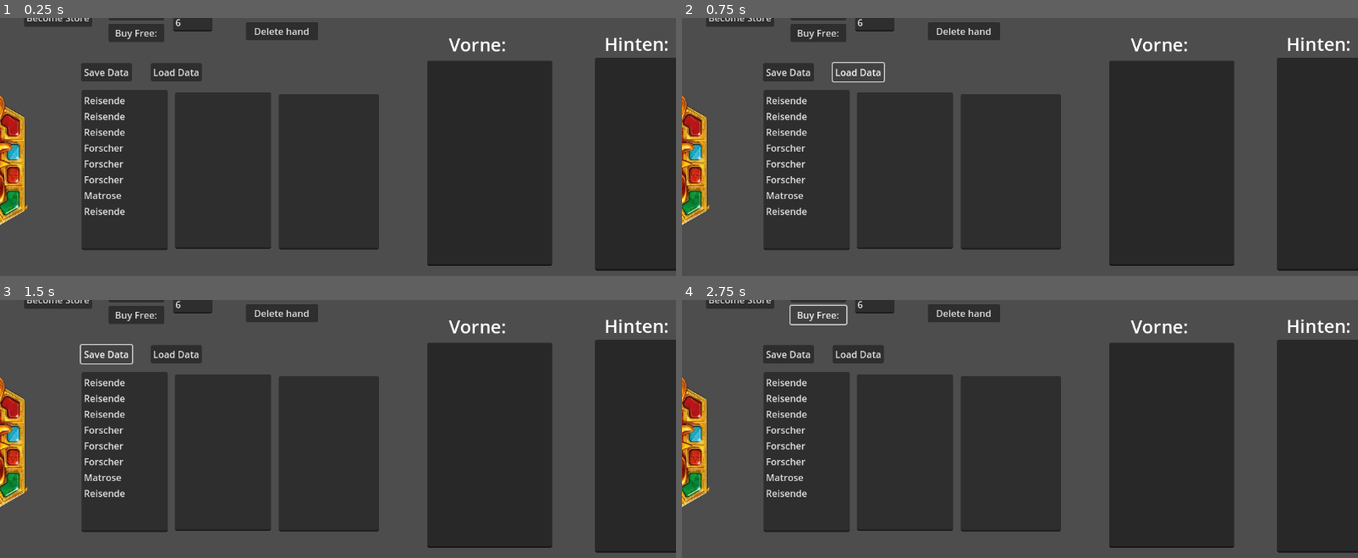
Above: before the commit, frames 1-4 (two rows, left to right).
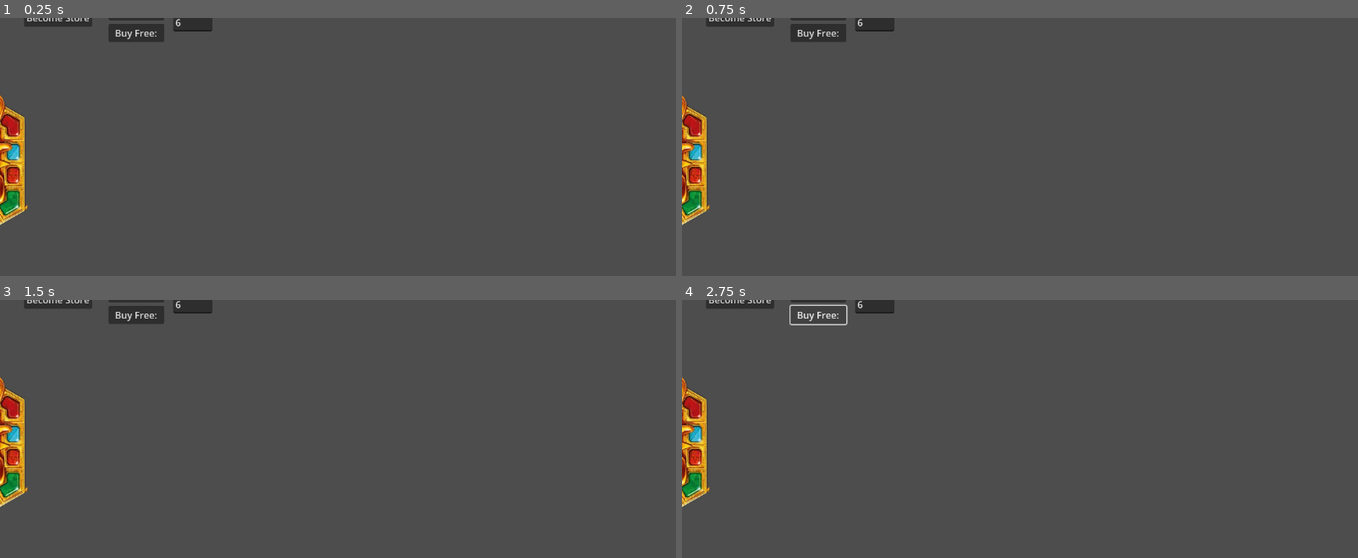
Above: after the commit, the same moments.

Repository: AdminL3/El-Dorado-Assistent
Game: Godot game, scene res://scenes/game.tscn
Two runs of this game, one before a commit and one after it. Both use one fixed random seed, a clock stepped at 60 frames per second and the inputs below.
Inputs (mouse positions are in pixels of both pictures, inside the frame that each line leads up to):
- Up to frame 1 (0.25 s): no input
- Up to frame 2 (0.75 s): click (857, 72) at 0.5 s, where only the run before the commit has a clickable "Load Data"
- Up to frame 3 (1.5 s): click (108, 354) at 1.25 s, where only the run before the commit has a clickable "Save Data"
- Up to frame 4 (2.75 s): click "Buy Free:" at 2 s

The runs differ from the first frame. In frame 1, 52% of the frame differs, in the area x 12-100%, y 1-99%; in frame 2, 51%; in frame 3, 51%; in frame 4, 52%.
Error before the commit: Attempt to call function 'get_var' in base 'null instance' on a null instance. (res://scripts/manager.gd:341)
Error after the commit: Invalid access of index '6' on a base object of type: 'Array'. (res://scripts/manager.gd:182)

Commit message:
moved elements removed buttons

Diff:
--- a/scenes/game.tscn
+++ b/scenes/game.tscn
@@ -20,26 +20,26 @@
 [node name="Labels" type="Node" parent="."]
 
 [node name="Store" type="Label" parent="Labels"]
-offset_left = 909.0
+offset_left = 3247.0
 offset_top = -2.0
-offset_right = 1034.0
+offset_right = 3372.0
 offset_bottom = 42.0
 theme_override_font_sizes/font_size = 31
 text = "Store
 "
 
 [node name="Label" type="Label" parent="Labels"]
-offset_left = 763.0
+offset_left = 3101.0
 offset_top = 73.0
-offset_right = 888.0
+offset_right = 3226.0
 offset_bottom = 117.0
 theme_override_font_sizes/font_size = 31
 text = "Vorne:"
 
 [node name="Label2" type="Label" parent="Labels"]
-offset_left = 1028.0
+offset_left = 3366.0
 offset_top = 72.0
-offset_right = 1153.0
+offset_right = 3491.0
 offset_bottom = 116.0
 theme_override_font_sizes/font_size = 31
 text = "Hinten:"
@@ -60,47 +60,12 @@
 offset_bottom = 91.0
 text = "Buy Free:"
 
-[node name="Draw" type="Button" parent="Buttons"]
-offset_left = 185.0
-offset_top = -12.0
-offset_right = 280.0
-offset_bottom = 19.0
-text = "Draw"
-
-[node name="Load Data" type="Button" parent="Buttons"]
-offset_left = 255.0
-offset_top = 127.0
-offset_right = 342.0
-offset_bottom = 158.0
-text = "Load Data"
-
-[node name="Save Data" type="Button" parent="Buttons"]
-offset_left = 136.0
-offset_top = 127.0
-offset_right = 223.0
-offset_bottom = 158.0
-text = "Save Data"
-
-[node name="Button" type="Button" parent="Buttons"]
-offset_left = 420.0
-offset_top = 17.0
-offset_right = 525.0
-offset_bottom = 48.0
-text = "Spawn Hand"
-
 [node name="Button2" type="Button" parent="Buttons"]
 offset_left = 39.0
 offset_top = 34.0
 offset_right = 144.0
 offset_bottom = 65.0
 text = "Become Store"
-
-[node name="Button3" type="Button" parent="Buttons"]
-offset_left = 417.0
-offset_top = 57.0
-offset_right = 540.0
-offset_bottom = 88.0
-text = "Delete hand"
 
 [node name="line" type="LineEdit" parent="."]
 offset_left = 293.0
@@ -111,35 +76,35 @@
 metadata/_edit_use_anchors_ = true
 
 [node name="Vorne" type="TextEdit" parent="."]
-offset_left = 726.0
+offset_left = 3064.0
 offset_top = 123.0
-offset_right = 939.0
+offset_right = 3277.0
 offset_bottom = 473.0
 editable = false
 
 [node name="Hinten" type="TextEdit" parent="."]
-offset_left = 1012.0
+offset_left = 3350.0
 offset_top = 118.0
-offset_right = 1226.0
+offset_right = 3564.0
 offset_bottom = 481.0
 editable = false
 
 [node name="New" type="TextEdit" parent="."]
-offset_left = 137.0
+offset_left = 2494.0
 offset_top = 173.0
-offset_right = 284.0
+offset_right = 2641.0
 offset_bottom = 446.0
 
 [node name="Hand" type="TextEdit" parent="."]
-offset_left = 296.0
+offset_left = 2653.0
 offset_top = 177.0
-offset_right = 460.0
+offset_right = 2817.0
 offset_bottom = 444.0
 
 [node name="Old" type="TextEdit" parent="."]
-offset_left = 473.0
+offset_left = 2830.0
 offset_top = 180.0
-offset_right = 644.0
+offset_right = 3001.0
 offset_bottom = 445.0
 
 [node name="Control" type="Control" parent="."]
@@ -159,6 +124,10 @@
 
 [node name="Camera" type="Camera2D" parent="."]
 position = Vector2(574, 374)
+
+[node name="Admin" type="Camera2D" parent="."]
+position = Vector2(2998, 374)
+enabled = false
 
 [node name="Store" type="Camera2D" parent="."]
 position = Vector2(576, 1442)
@@ -207,10 +176,5 @@
 
 [connection signal="pressed" from="Buttons/Buy" to="." method="_on_buycard_0_pressed"]
 [connection signal="pressed" from="Buttons/BuyFree" to="." method="buycard_free"]
-[connection signal="pressed" from="Buttons/Draw" to="." method="draw"]
-[connection signal="pressed" from="Buttons/Load Data" to="." method="loaddata"]
-[connection signal="pressed" from="Buttons/Save Data" to="." method="savedata"]
-[connection signal="pressed" from="Buttons/Button" to="." method="spawn_hand"]
 [connection signal="pressed" from="Buttons/Button2" to="." method="become_store"]
-[connection signal="pressed" from="Buttons/Button3" to="." method="delete_hand"]
 [connection signal="pressed" from="Button" to="." method="draw"]
